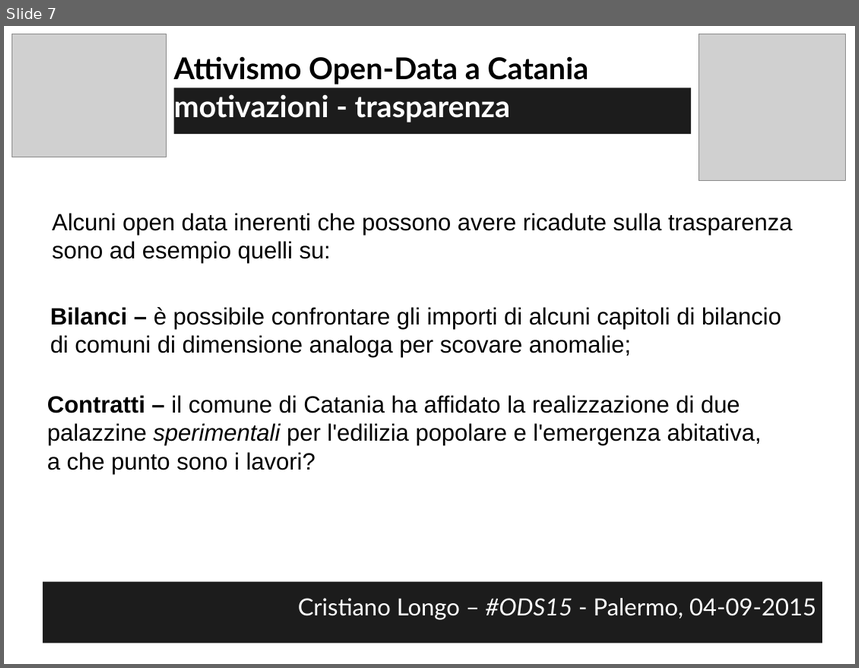
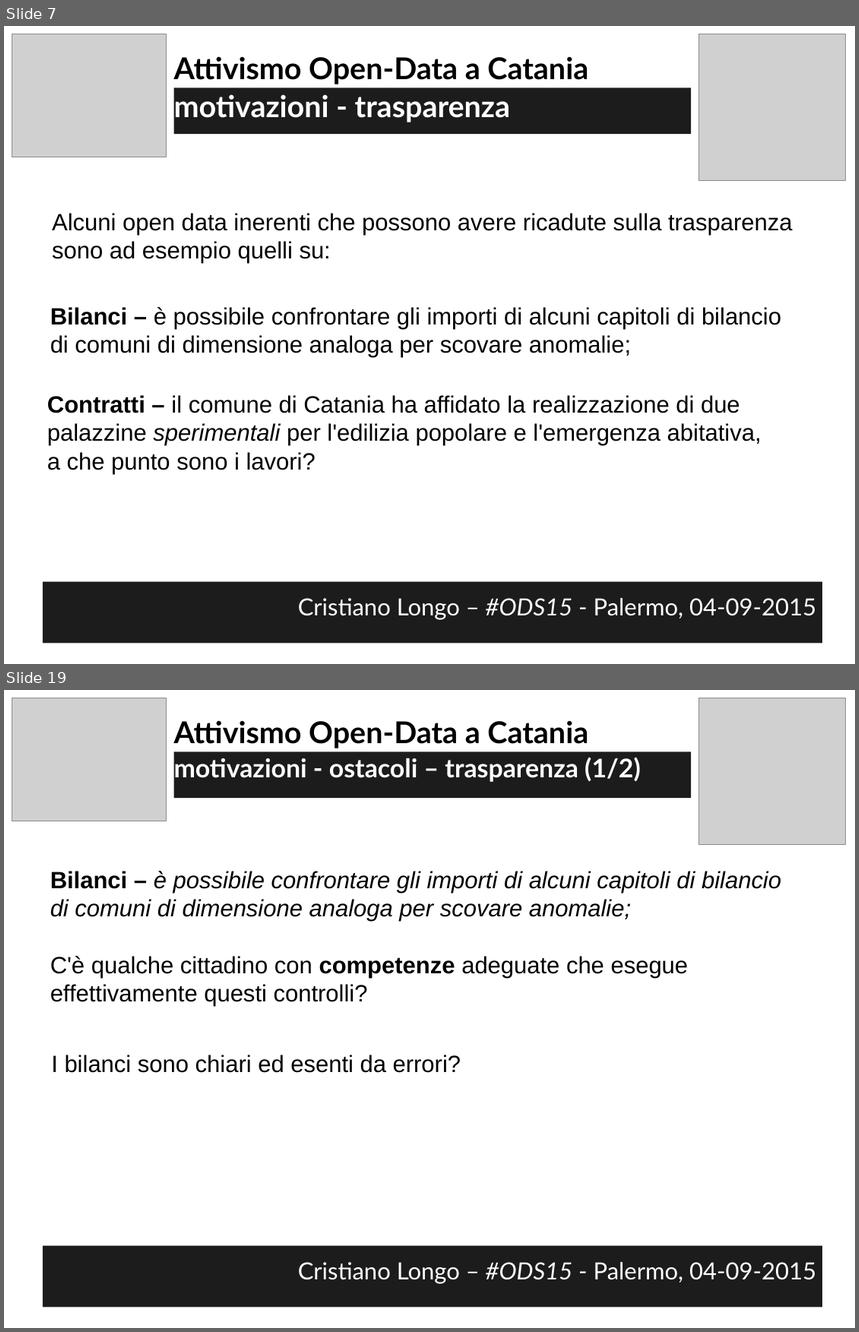
Before and after one commit to opendatahacklab/opendatahacklab.github.io, a slide deck: events/odt_ods15.odp. Shown one above the other, each under a label of ours: slide 7 before the commit, slides 7 and 19 after it; the slides between them are not shown. The pictures are 859x668 and 859x1332 pixels, drawn with LibreOffice and Linux fonts; fonts in the diff are those of the drawing; grey boxes stand for pictures. Boxes give left, top, right and bottom in pixels: in the first picture for what was removed or moved away, otherwise in the second. Text is boxed around its words. In the diff, an @@ line names an element or a change of style, - is before the commit and + after.

```diff
--- a/events/odt_ods15.odp
+++ b/events/odt_ods15.odp
@@ slide 19 added at <box>4,690,855,1328</box>, background #FFFFFF @@
@@ picture added at <box>12,698,166,821</box> @@
@@ picture added at <box>699,698,846,844</box> @@
@@ text added at <box>174,720,588,749</box>, 28 pt, text #000000, bold @@
+Attivismo Open-Data a Catania
@@ text added at <box>174,752,692,798</box>, fill #1C1C1C, 24 pt, text #FFFFFF, bold @@
+motivazioni - ostacoli – trasparenza (1/2)
@@ text added at <box>50,871,781,922</box>, 22 pt, text #000000, italic @@
+Bilanci – è possibile confrontare gli importi di alcuni capitoli di bilancio di comuni di dimensione analoga per scovare anomalie;
@@ text added at <box>50,956,689,1006</box>, 22 pt, text #000000 @@
+C'è qualche cittadino con competenze adeguate che esegue effettivamente questi controlli?
@@ text added at <box>51,1055,462,1073</box>, 22 pt, text #000000 @@
+I bilanci sono chiari ed esenti da errori?
@@ text added at <box>43,1246,823,1307</box>, fill #1C1C1C, 22 pt, text #FFFFFF @@
+Cristiano Longo – #ODS15 - Palermo, 04-09-2015
```
Also in this commit, not shown: 3 slides changed, 44 other slides added, 73 slides removed.
